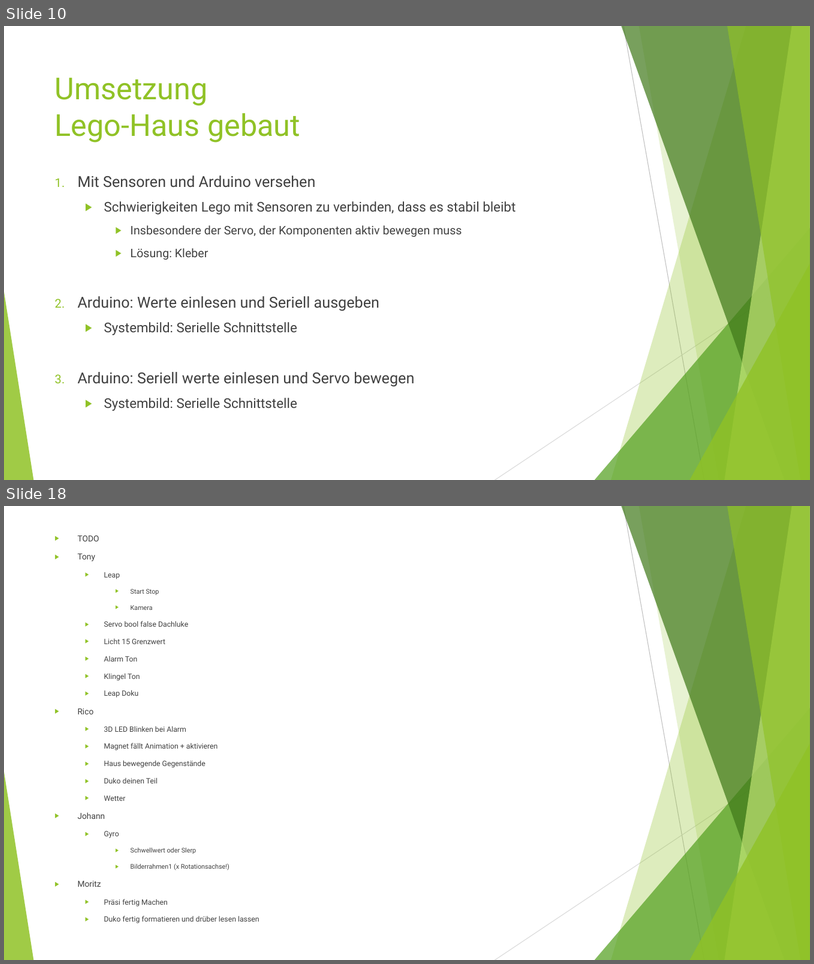
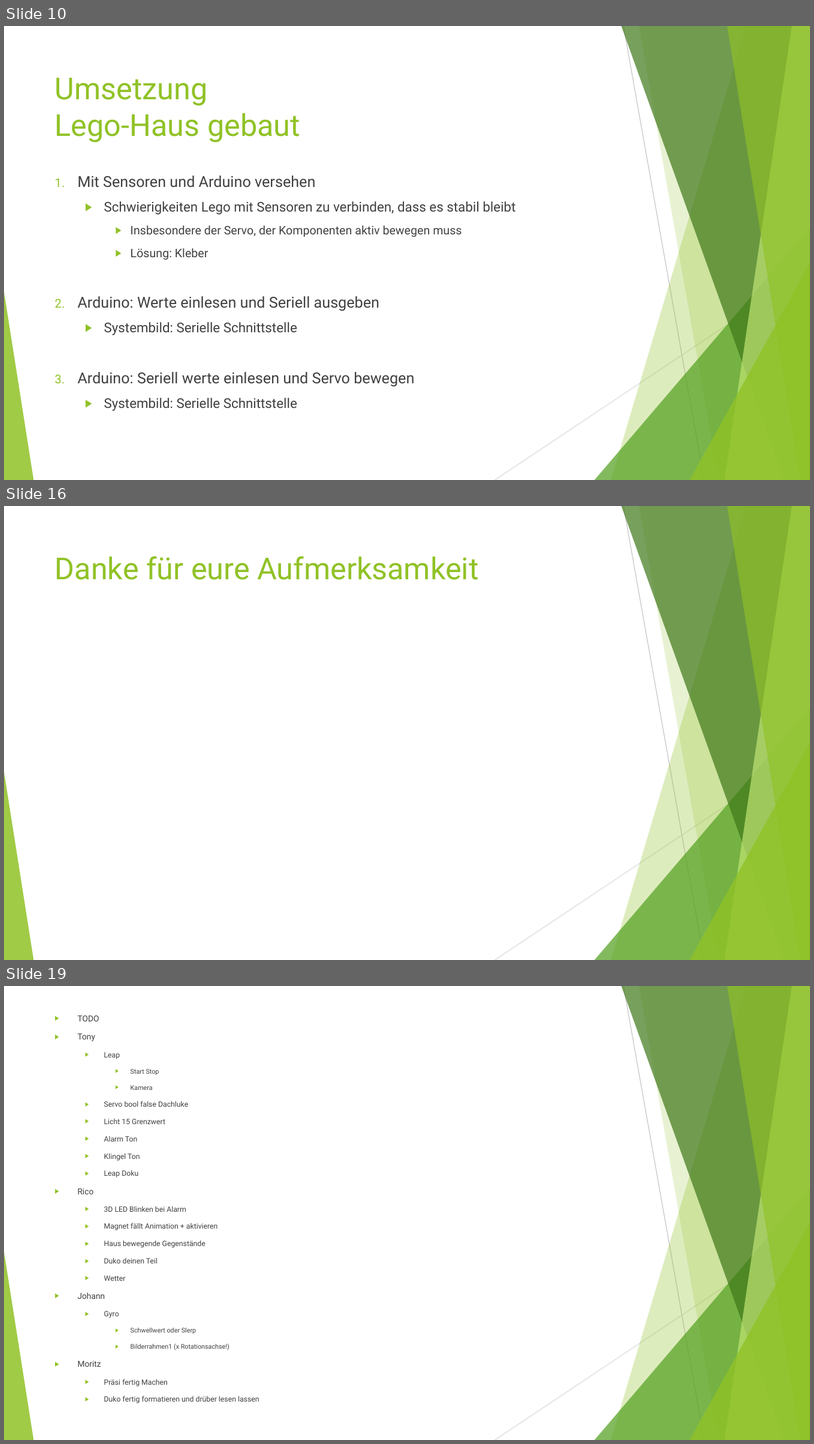
Before and after one commit to NotoriousRonin/EMM-Project, a slide deck: Praesi.pptx. Shown one above the other, each under a label of ours: slides 10 and 18 before the commit, slides 10, 16 and 19 after it; the slides between them are not shown. The pictures are 814x964 and 814x1444 pixels, drawn with LibreOffice and Linux fonts; fonts in the diff are those of the drawing. Boxes give left, top, right and bottom in pixels: in the first picture for what was removed or moved away, otherwise in the second. Text is boxed around its words. In the diff, an @@ line names an element or a change of style, - is before the commit and + after.

```diff
--- a/Praesi.pptx
+++ b/Praesi.pptx
@@ slide 16 added at (4,506,810,960), background #FFFFFF; not listed: 10 template elements that a slide beside it also shows @@
@@ title added at (55,556,479,580), 36 pt, text #90C226 @@
+Danke für eure Aufmerksamkeit
@@ what was slide 18 is now slide 19 @@
```
Also in this commit, not shown: 5 slides changed, 2 other slides added, 2 slides removed, 1 other file.
